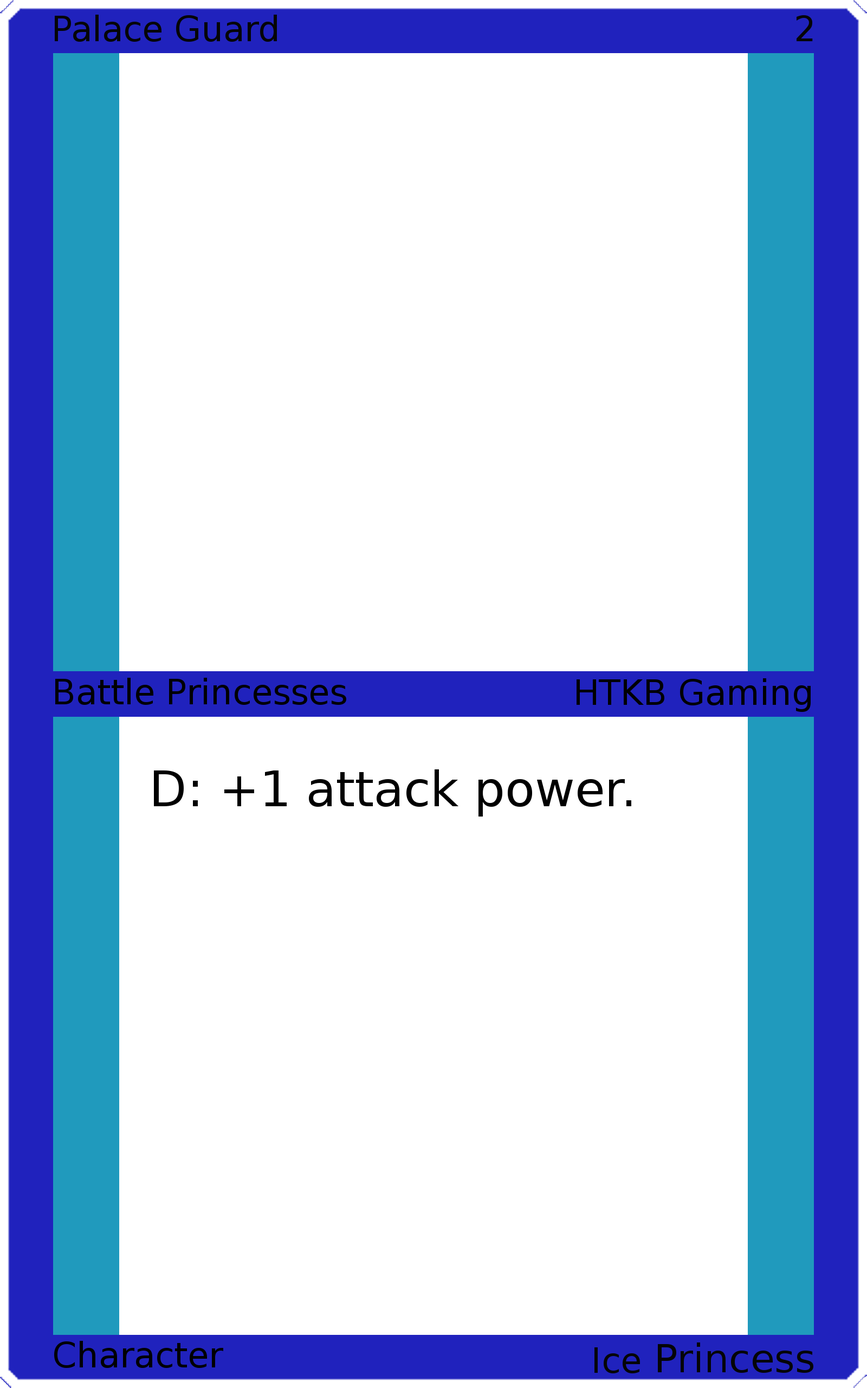
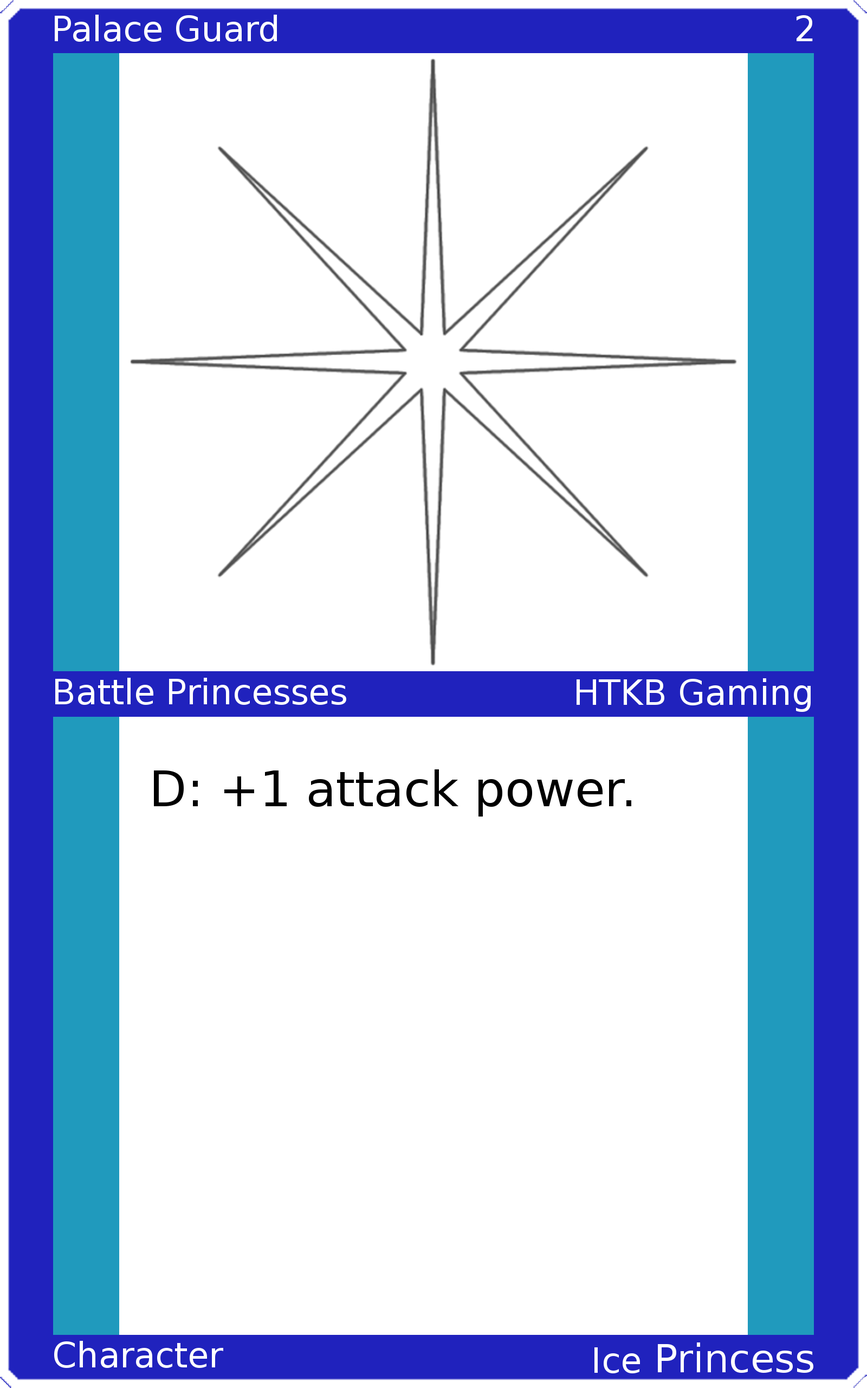
Two versions of the same layered image (867 x 1388). Layer-by-layer changes:
painted on "Upper Left" over [left=54, top=14, right=277, bottom=42]
painted on "Upper Right" over [left=796, top=15, right=814, bottom=42]
painted on "Mid Left" over [left=55, top=677, right=347, bottom=705]
painted on "Mid Right" over [left=576, top=678, right=811, bottom=712]
painted on "Bottom Left" over [left=54, top=1340, right=224, bottom=1368]
painted on "Bottom Right" over [left=594, top=1342, right=814, bottom=1373]
added layer "Art" above "Top Background" over [left=129, top=57, right=738, bottom=666]
